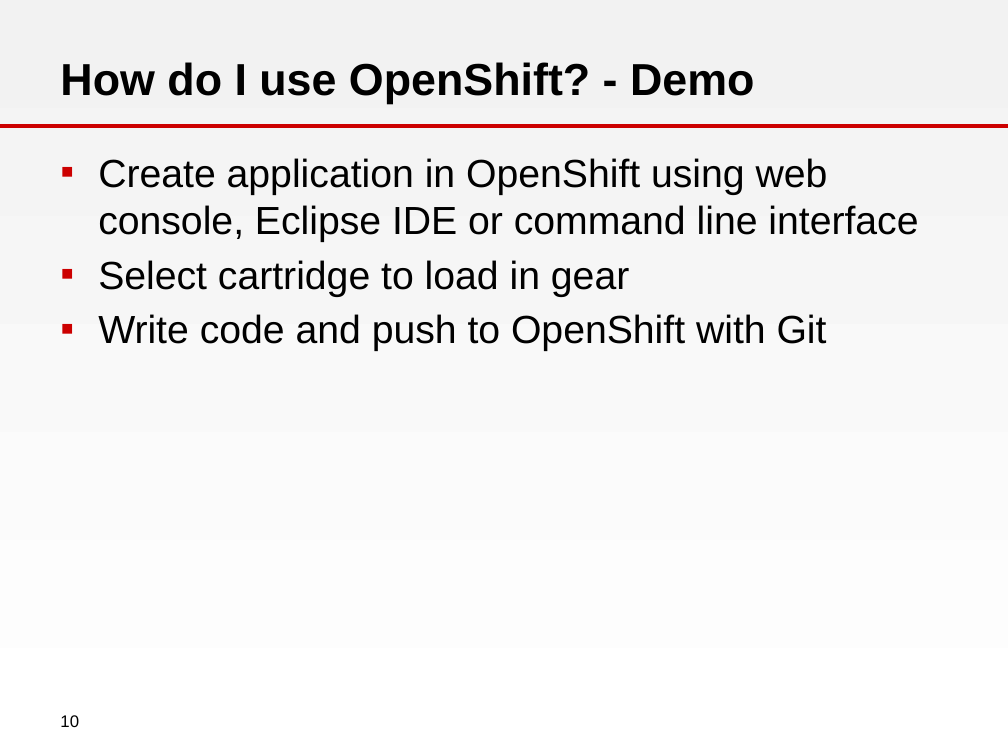
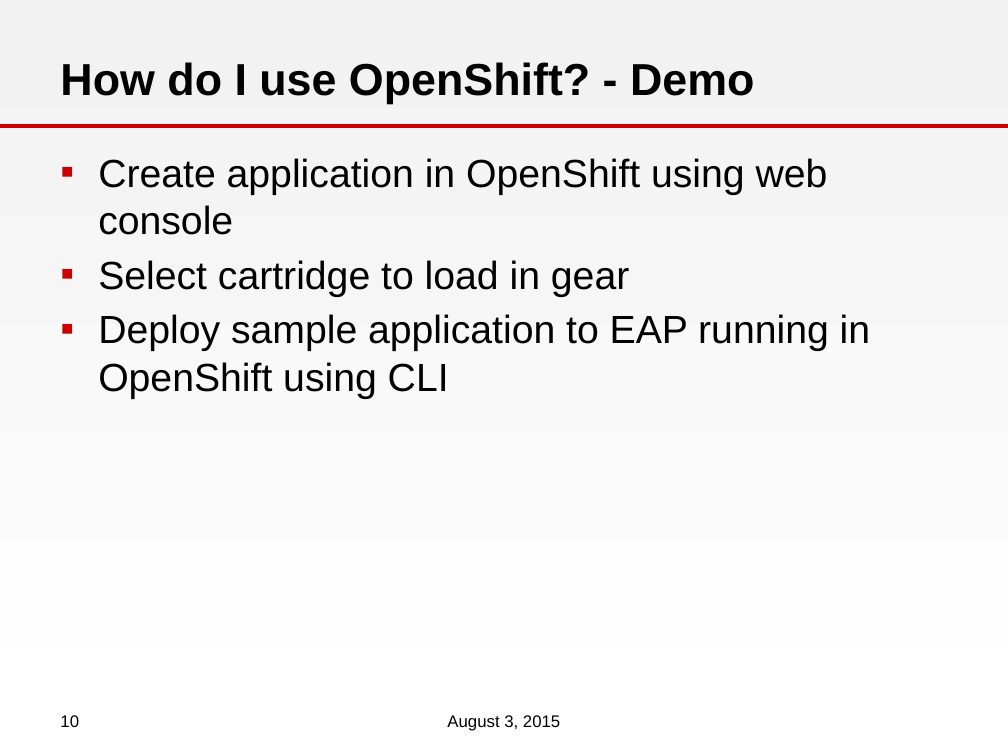
Before and after one commit to rstroop/nch-bootcamp, a slide deck: slide 10 of presentations/OpenShift/OpenShift_ACB_Presentation-2015.pptx. Drawn at 1008x756 pixels with LibreOffice and Linux fonts; fonts in the diff are those of the drawing; background and template pictures are left out. Boxes give left, top, right and bottom in pixels: in the first picture for what was removed or moved away, otherwise in the second. Text is boxed around its words. In the diff, an @@ line names an element or a change of style, - is before the commit and + after.

```diff
--- a/presentations/OpenShift/OpenShift_ACB_Presentation-2015.pptx
+++ b/presentations/OpenShift/OpenShift_ACB_Presentation-2015.pptx
@@ text at bbox=[98, 158, 828, 235]: text changed @@
-▪ Create application in OpenShift using web console, Eclipse IDE or command line interface
+▪ Create application in OpenShift using web console
@@ text at bbox=[98, 314, 871, 399]: text changed @@
-▪ Write code and push to OpenShift with Git
+▪ Deploy sample application to EAP running in OpenShift using CLI
@@ text added at bbox=[447, 715, 560, 731], 12 pt, text #000000 @@
+August 3, 2015
```
Also in this commit, not shown: 8 other slides changed, 1 other file.
